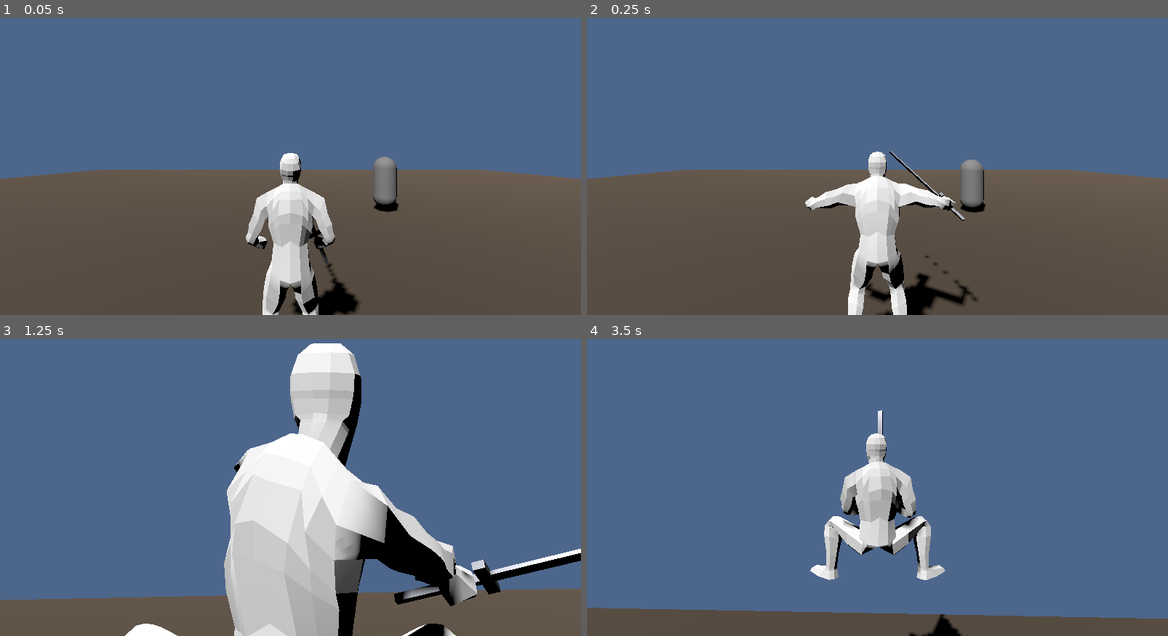
Above: before the commit, frames 1-4 (two rows, left to right).
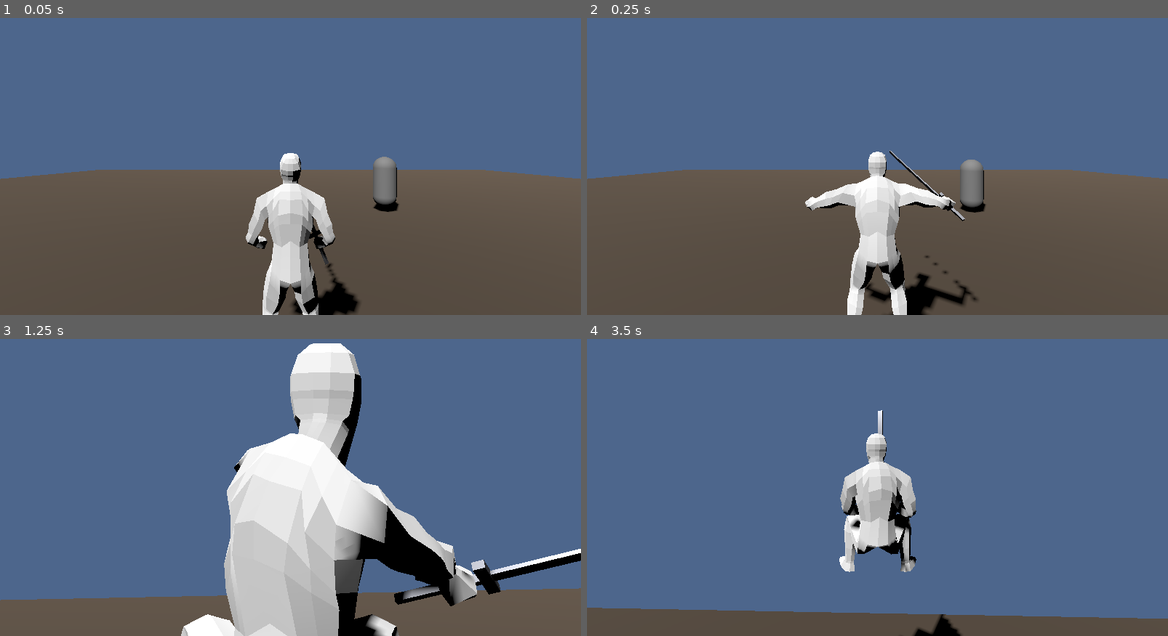
Above: after the commit, the same moments.

Repository: Richesfire/IAS
Game: Godot game, scene res://scenes/main.tscn
Two runs of this game, one before a commit and one after it. Both use one fixed random seed, a clock stepped at 60 frames per second and the inputs below.
Inputs (mouse positions are in pixels of both pictures, inside the frame that each line leads up to):
- Up to frame 1 (0.05 s): no input
- Up to frame 2 (0.25 s): no input
- Up to frame 3 (1.25 s): tap Enter at 0.5 s; move the mouse to (319, 472) at 0.52 s; hold W (move_forward) from 0.53 s (still down); hold Shift from 0.53 s (still down); click (319, 472) at 0.67 s; tap Space (jump) at 0.77 s
- Up to frame 4 (3.5 s): keep holding W (move_forward); move the mouse to (848, 475) at 1.27 s; release Shift at 1.28 s; tap Shift at 1.35, 2.85 s; click (848, 475) at 1.42 s; tap Space (jump) at 1.52, 3.02 s; move the mouse to (889, 466) at 2.02 s; hold Shift 2.03-2.78 s; click (889, 466) at 2.17 s; move the mouse to (871, 478) at 2.77 s; click (871, 478) at 2.92 s

Frame 1 is identical in both runs. In frame 2, less than 0.1% of the frame differs, in the area x 44-56%, y 82-100%; in frame 3, 1.4%; in frame 4, 2.1%, in the area x 38-62%, y 58-100%.

Commit message:
更新: character.glb(含 jump 动画) + player.gd(攻击方向判定注释等) + 人物/马匹 .blend

Diff:
--- a/godot/IASv1.0/scripts/player.gd
+++ b/godot/IASv1.0/scripts/player.gd
@@ -218,8 +218,10 @@
 		cam_pitch = clamp(cam_pitch, CAM_PITCH_MIN, CAM_PITCH_MAX)
 		camera_pivot.rotation = Vector3(cam_pitch, cam_yaw, 0.0)
 
-		mouse_move_delta = mouse_move_delta.lerp(event.relative, 0.4)
-		last_mouse_relative = event.relative
+		# 攻击方向判定用的位移记录：对每帧鼠标位移做指数平滑（0.8 = 跟手程度，越大越跟手、越小越"重"）
+		# 注意这是持续累积的平滑值（不限定时间窗），按下左键时读它来定方向
+		mouse_move_delta = mouse_move_delta.lerp(event.relative, 0.8)
+		last_mouse_relative = event.relative   # 原始单帧值：格挡方向用它，避免用到攻击方向的残留
 
 	if event is InputEventMouseButton and event.button_index == MOUSE_BUTTON_LEFT:
 		if event.pressed:
@@ -449,7 +451,7 @@
 	is_charging = true
 	can_attack = true                   # 举剑了就能挥：清掉上一次的冷却/锁定（否则松手会卡在举剑）
 	attack_started_moving = is_moving   # 记下起手时是否在移动（决定下半身是否用攻击动画）
-	# 鼠标动过才更新方向；没动就保持上一次（初始默认「下」/前刺）
+	# 攻击方向：鼠标动过（平滑位移长度 > 2px）才更新方向；没动就保持上一次（初始默认「下」/前刺）
 	if mouse_move_delta.length() > 2.0:
 		attack_dir = _judge_mouse_dir(mouse_move_delta)
 	current_attack = ATTACK_DIR_NAMES[attack_dir]
@@ -470,6 +472,9 @@
 	is_charging = false
 	_do_attack_by_name(current_attack)
 
+# 把鼠标位移判成 4 个攻击方向（以对角线 45° 为分界）：
+#	|x| > |y| → 右 / 左（按 x 正负）
+#	否则       → 下刺(motion.y > 0) / 上劈(motion.y < 0)
 func _judge_mouse_dir(motion: Vector2) -> AttackDir:
 	var ax: float = abs(motion.x)
 	var ay: float = abs(motion.y)
Binary file changed: godot/IASv1.0/assets/models/character.glb
Not shown, changed: blender/IAS人物模型.blend
Not shown, changed: blender/IAS马匹.blend
